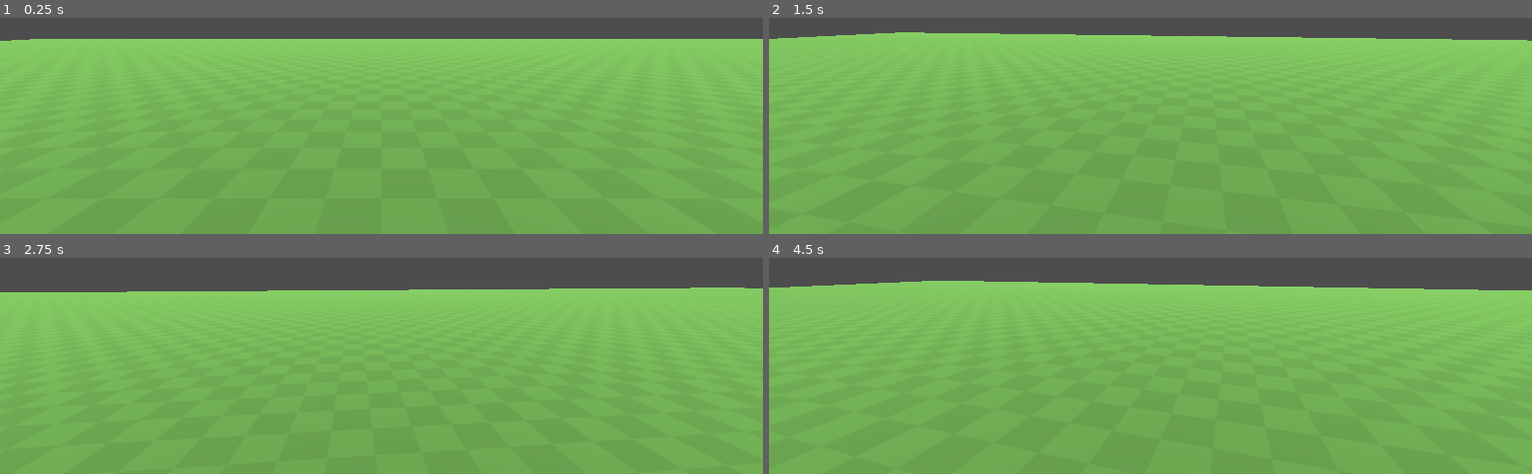
Above: before the commit, frames 1-4 (two rows, left to right).
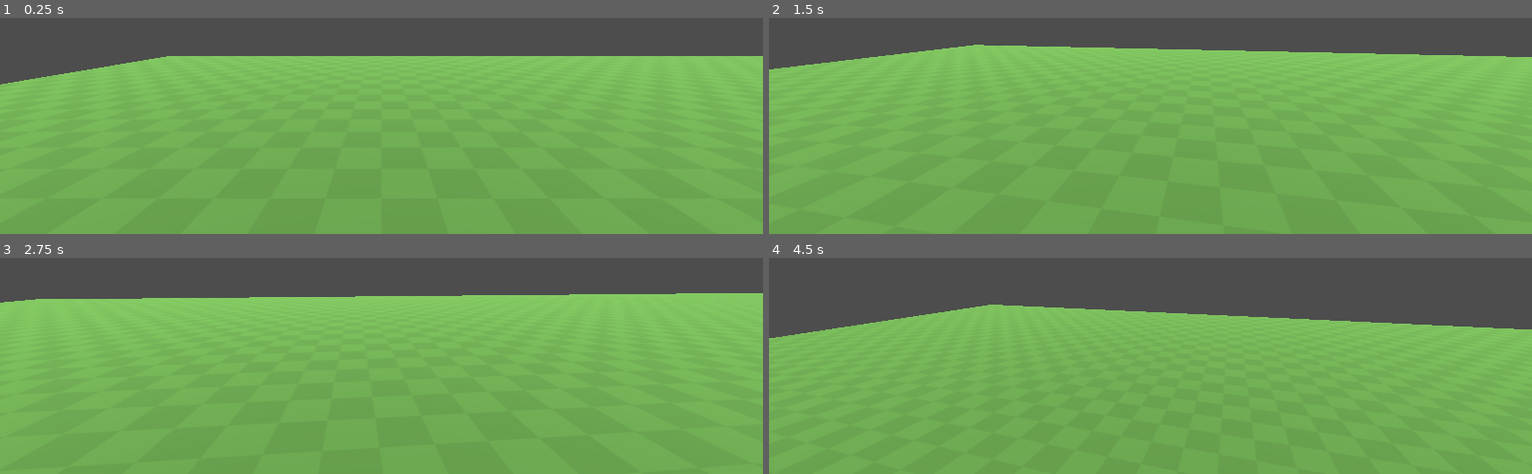
Above: after the commit, the same moments.

Repository: Fs9822d/Game-gaunlet-project
Game: Godot game, scene res://Scenes/Main.tscn
The game is run twice, just before and just after one commit, with the same random seed, the same clock (stepped at 60 frames per second) and the same inputs.
Inputs (mouse positions are in pixels of both pictures, inside the frame that each line leads up to):
- Up to frame 1 (0.25 s): no input
- Up to frame 2 (1.5 s): tap Enter (ui_accept) at 0.5, 0.6 s; move the mouse to (1188, 18) at 0.52 s; hold D (Right) 0.53-1.28 s; tap Space (Jump, bound only before the commit) at 0.77, 0.8, 1.07, 1.35 s; move the mouse to (1112, 22) at 1.27 s; hold S (Back) from 1.28 s (still down)
- Up to frame 3 (2.75 s): tap Space (Jump, bound only before the commit) at 1.52, 1.82, 2.3 s; tap Enter (ui_accept) at 1.55 s; move the mouse to (outside the picture) at 2.02 s; release S (Back) at 2.03 s; hold D (Right) from 2.03 s (still down); tap W (Front) at 2.1 s
- Up to frame 4 (4.5 s): move the mouse to (1142, 266) at 2.77 s; tap Enter (ui_accept) at 2.85, 3.6 s; tap Space (Jump, bound only before the commit) at 3.02, 3.32, 3.77, 3.8, 4.07, 4.35 s; move the mouse to (1203, 264) at 3.52 s; release D (Right) at 3.53 s; hold A (Left) from 3.53 s (still down); move the mouse to (outside the picture) at 4.27 s

The runs differ from the first frame. In frame 1, 9.4% of the frame differs, in the area x 0-100%, y 9-31%; in frame 2, 7.6%; in frame 3, 2.9%; in frame 4, 15%, in the area x 0-100%, y 10-38%.

Commit message:
Revert "Multiple changes"
This reverts commit 3ebe7324d581771753952cb06ed638706302b58f.

Diff:
--- a/Scenes/Main.tscn
+++ b/Scenes/Main.tscn
@@ -11,9 +11,9 @@
 [node name="Main" type="Node3D" unique_id=746750736]
 
 [node name="CSGBox3D" type="CSGBox3D" parent="." unique_id=368623049]
-transform = Transform3D(1, 0, 0, 0, 1, 0, 0, 0, 1, 10, -0.25, 0)
+transform = Transform3D(1, 0, 0, 0, 1, 0, 0, 0, 1, 20, -0.25, 5.5)
 use_collision = true
-size = Vector3(81, 0.5, 49)
+size = Vector3(61, 0.5, 38)
 material = SubResource("StandardMaterial3D_idj7w")
 
 [node name="Player" parent="." unique_id=916482408 instance=ExtResource("2_idj7w")]
--- a/Scenes/player.tscn
+++ b/Scenes/player.tscn
@@ -9,7 +9,7 @@
 camera = NodePath("Camera3D")
 sensitivity = 0.2
 bob_height = 0.07
-bob_speed = 1.5
+bob_speed = 2.0
 
 [node name="CollisionShape3D" type="CollisionShape3D" parent="." unique_id=2101809569]
 transform = Transform3D(1, 0, 0, 0, 1, 0, 0, 0, 1, 0, 1, 0)
--- a/Scripts/player.gd
+++ b/Scripts/player.gd
@@ -19,16 +19,13 @@
 
 var current_state: State = State.Idle
 var default_camera_y: float = 1.6
-var default_camera_x: float = 0.0
-var bob_tween_y: Tween
-var bob_tween_x: Tween
+var bob_tween: Tween
 var is_bobbing: bool = false
 
 func _ready() -> void:
 	Input.mouse_mode = Input.MOUSE_MODE_CAPTURED
 	if camera:
 		default_camera_y = camera.position.y
-		default_camera_x = camera.position.x
 
 func _input(event: InputEvent) -> void:
 	if event is InputEventMouseMotion:
@@ -40,19 +37,12 @@
 func _physics_process(delta: float) -> void:
 	move(delta)
 
-func jump() -> void:
-	if Input.is_action_just_pressed("Jump") and is_on_floor():
-		velocity.y = jump_velocity
-
-	if current_state == State.Jumping and Input.is_action_just_released("Jump"):
-		if velocity.y > 0:
-			velocity.y /= 2.0
-
 func move(delta: float) -> void:
 	if not is_on_floor():
 		velocity += get_gravity() * delta
 
-	jump()
+	if Input.is_action_just_pressed("ui_accept") and is_on_floor():
+		velocity.y = jump_velocity
 
 	var input_dir := Input.get_vector("Left", "Right", "Front", "Back")
 	var direction := (transform.basis * Vector3(input_dir.x, 0, input_dir.y)).normalized()
@@ -100,39 +90,27 @@
 	if current_state == State.Moving:
 		if not is_bobbing:
 			is_bobbing = true
-			_kill_bob_tweens()
+			if bob_tween and bob_tween.is_valid():
+				bob_tween.kill()
 
-			var step := 0.25 / bob_speed
-			var bob_x := bob_height
+			var duration := 0.25 / bob_speed
 
-			# Y axis: up -> down -> origin (1 cycle = 4 steps), loops forever
-			bob_tween_y = create_tween().set_loops()
-			bob_tween_y.tween_property(camera, "position:y", default_camera_y + bob_height, step).set_trans(Tween.TRANS_SINE).set_ease(Tween.EASE_IN_OUT)
-			bob_tween_y.tween_property(camera, "position:y", default_camera_y - bob_height, step * 2).set_trans(Tween.TRANS_SINE).set_ease(Tween.EASE_IN_OUT)
-			bob_tween_y.tween_property(camera, "position:y", default_camera_y, step).set_trans(Tween.TRANS_SINE).set_ease(Tween.EASE_IN_OUT)
-
-			# X axis: left -> origin -> right -> origin (spans 2 Y cycles = 8 steps), loops forever
-			bob_tween_x = create_tween().set_loops()
-			bob_tween_x.tween_property(camera, "position:x", default_camera_x - bob_x, step * 2).set_trans(Tween.TRANS_SINE).set_ease(Tween.EASE_IN_OUT)
-			bob_tween_x.tween_property(camera, "position:x", default_camera_x, step * 2).set_trans(Tween.TRANS_SINE).set_ease(Tween.EASE_IN_OUT)
-			bob_tween_x.tween_property(camera, "position:x", default_camera_x + bob_x, step * 2).set_trans(Tween.TRANS_SINE).set_ease(Tween.EASE_IN_OUT)
-			bob_tween_x.tween_property(camera, "position:x", default_camera_x, step * 2).set_trans(Tween.TRANS_SINE).set_ease(Tween.EASE_IN_OUT)
+			bob_tween = create_tween().set_loops()
+			# Bob up
+			bob_tween.tween_property(camera, "position:y", default_camera_y + bob_height, duration).set_trans(Tween.TRANS_SINE).set_ease(Tween.EASE_IN_OUT)
+			# Bob down
+			bob_tween.tween_property(camera, "position:y", default_camera_y - bob_height, duration * 2).set_trans(Tween.TRANS_SINE).set_ease(Tween.EASE_IN_OUT)
+			# Return to default
+			bob_tween.tween_property(camera, "position:y", default_camera_y, duration).set_trans(Tween.TRANS_SINE).set_ease(Tween.EASE_IN_OUT)
 	else:
 		if is_bobbing:
 			is_bobbing = false
-			_kill_bob_tweens()
+			if bob_tween and bob_tween.is_valid():
+				bob_tween.kill()
 
-			# Smoothly return camera to default position
-			bob_tween_y = create_tween()
-			bob_tween_y.tween_property(camera, "position:y", default_camera_y, 0.2).set_trans(Tween.TRANS_SINE).set_ease(Tween.EASE_OUT)
-			bob_tween_x = create_tween()
-			bob_tween_x.tween_property(camera, "position:x", default_camera_x, 0.2).set_trans(Tween.TRANS_SINE).set_ease(Tween.EASE_OUT)
-
-func _kill_bob_tweens() -> void:
-	if bob_tween_y and bob_tween_y.is_valid():
-		bob_tween_y.kill()
-	if bob_tween_x and bob_tween_x.is_valid():
-		bob_tween_x.kill()
+			# Smoothly transition camera back to default height
+			bob_tween = create_tween()
+			bob_tween.tween_property(camera, "position:y", default_camera_y, 0.2).set_trans(Tween.TRANS_SINE).set_ease(Tween.EASE_OUT)
 
 func cameraBob() -> void:
 	camera_bob()
--- a/project.godot
+++ b/project.godot
@@ -37,11 +37,6 @@
 "events": [Object(InputEventKey,"resource_local_to_scene":false,"resource_name":"","device":-1,"window_id":0,"alt_press …(192 unchanged characters)…
 ]
 }
-Jump={
-"deadzone": 0.2,
-"events": [Object(InputEventKey,"resource_local_to_scene":false,"resource_name":"","device":-1,"window_id":0,"alt_pressed":false,"shift_pressed":false,"ctrl_pressed":false,"meta_pressed":false,"pressed":false,"keycode":0,"physical_keycode":32,"key_label":0,"unicode":32,"location":0,"echo":false,"script":null)
-]
-}
 
 [physics]
 
